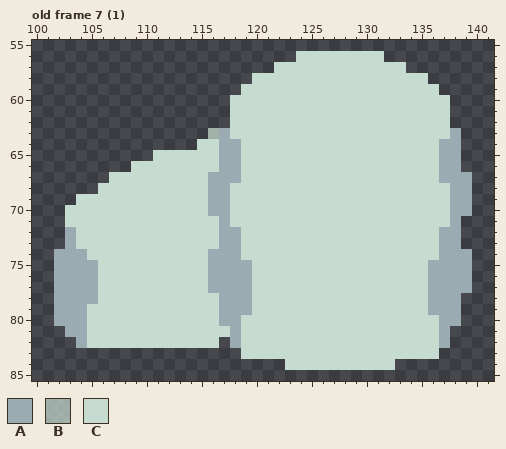
Pixel-art file: resources/kid/unpacked/asesprite/helms/steel.aseprite. Above, as it was before the edit.
256x256 pixels, 64 frames. Pixels under 10% opacity are left out. Colours within 5 levels of each other are drawn and written as one. Shown: old frame 7 (1): x 100..141, y 55..85. The commit also changed other frames or places, which this record leaves out.
Visible layers, top first: "idle", "run", "strike", "fire", "dead".
Palette (. is transparent): A #9babb2  B #c7dcd0b3  C #c7dcd0
Pixels before, old frame 7 (1), first column x 102:
56 ......................CCCCCCCC........
57 ....................CCCCCCCCCCCC......
58 ..................CCCCCCCCCCCCCCCC....
59 .................CCCCCCCCCCCCCCCCCC...
60 ................CCCCCCCCCCCCCCCCCCCC..
61 ................CCCCCCCCCCCCCCCCCCCC..
62 ................CCCCCCCCCCCCCCCCCCCC..
63 ..............BACCCCCCCCCCCCCCCCCCCCA.
64 .............CCAACCCCCCCCCCCCCCCCCCAA.
65 .........CCCCCCAACCCCCCCCCCCCCCCCCCAA.
66 .......CCCCCCCCAACCCCCCCCCCCCCCCCCCAA.
67 .....CCCCCCCCCAAACCCCCCCCCCCCCCCCCCAAA
68 ....CCCCCCCCCCAACCCCCCCCCCCCCCCCCCCCAA
69 ..CCCCCCCCCCCCAACCCCCCCCCCCCCCCCCCCCAA
70 .CCCCCCCCCCCCCAACCCCCCCCCCCCCCCCCCCCAA
71 .CCCCCCCCCCCCCCACCCCCCCCCCCCCCCCCCCCA.
72 .ACCCCCCCCCCCCCAACCCCCCCCCCCCCCCCCCAA.
73 .ACCCCCCCCCCCCCAACCCCCCCCCCCCCCCCCCAA.
74 AAACCCCCCCCCCCAAACCCCCCCCCCCCCCCCCCAAA
75 AAAACCCCCCCCCCAAAACCCCCCCCCCCCCCCCAAAA
76 AAAACCCCCCCCCCAAAACCCCCCCCCCCCCCCCAAAA
77 AAAACCCCCCCCCCAAAACCCCCCCCCCCCCCCCAAAA
78 AAAACCCCCCCCCCCAAACCCCCCCCCCCCCCCCAAA.
79 AAACCCCCCCCCCCCAAACCCCCCCCCCCCCCCCAAA.
80 AAACCCCCCCCCCCCAACCCCCCCCCCCCCCCCCCAA.
81 .AACCCCCCCCCCCCCACCCCCCCCCCCCCCCCCCA..
82 ..ACCCCCCCCCCCC.ACCCCCCCCCCCCCCCCCCA..
83 .................CCCCCCCCCCCCCCCCCC...
84 .....................CCCCCCCCCC.......
Once edited:
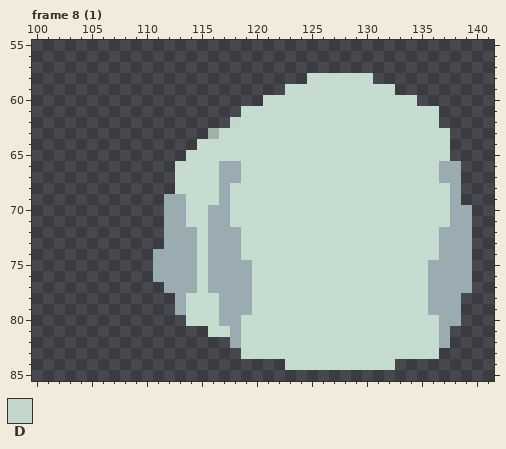
Colours new in this view: D #c7dcd0f7
A new or re-ordered frame is compared with the old frame closest to it.
Difference:
{"change": "frames re-ordered"}
{"where": "frame 8 (1) against old frame 7 (1), layers \"run\", \"strike\""}
{"frame":8,"y":56,"x":124,"old":"CCCCCCCC","new":"........"}
{"frame":8,"y":57,"x":122,"old":"CCCCCCCCCCCC","new":"............"}
{"frame":8,"y":58,"x":120,"old":"CCCCC","new":"....."}
{"frame":8,"y":58,"x":131,"old":"CCCCC","new":"....."}
{"frame":8,"y":59,"x":119,"old":"CCCC","new":"...."}
{"frame":8,"y":59,"x":133,"old":"CCCC","new":"...."}
{"frame":8,"y":60,"x":118,"old":"CCC","new":"..."}
{"frame":8,"y":60,"x":135,"old":"CCC","new":"..."}
{"frame":8,"y":61,"x":118,"old":"C","new":"."}
{"frame":8,"y":61,"x":137,"old":"C","new":"."}
{"frame":8,"y":62,"x":118,"old":"C","new":"D"}
{"frame":8,"y":62,"x":137,"old":"C","new":"."}
{"frame":8,"y":63,"x":117,"old":"A","new":"C"}
{"frame":8,"y":63,"x":138,"old":"A","new":"."}
{"frame":8,"y":64,"x":117,"old":"AA","new":"CC"}
{"frame":8,"y":64,"x":137,"old":"AA","new":"C."}
{"frame":8,"y":65,"x":111,"old":"CCC","new":"..."}
{"frame":8,"y":65,"x":117,"old":"AA","new":"CC"}
{"frame":8,"y":65,"x":137,"old":"AA","new":"C."}
{"frame":8,"y":66,"x":109,"old":"CCCC","new":"...."}
{"frame":8,"y":67,"x":107,"old":"CCCCCC","new":"......"}
{"frame":8,"y":67,"x":116,"old":"A","new":"C"}
{"frame":8,"y":67,"x":139,"old":"A","new":"."}
{"frame":8,"y":68,"x":106,"old":"CCCCCCC","new":"......."}
{"frame":8,"y":68,"x":116,"old":"A","new":"C"}
{"frame":8,"y":68,"x":139,"old":"A","new":"."}
{"frame":8,"y":69,"x":104,"old":"CCCCCCCCCC","new":"........AA"}
{"frame":8,"y":69,"x":116,"old":"A","new":"C"}
{"frame":8,"y":69,"x":139,"old":"A","new":"."}
{"frame":8,"y":70,"x":103,"old":"CCCCCCCCCCC","new":".........AA"}
{"frame":8,"y":71,"x":103,"old":"CCCCCCCCCCC","new":".........AA"}
{"frame":8,"y":71,"x":116,"old":"C","new":"A"}
{"frame":8,"y":71,"x":139,"old":".","new":"A"}
{"frame":8,"y":72,"x":103,"old":"ACCCCCCCCCCC","new":".........AAA"}
{"frame":8,"y":72,"x":116,"old":"C","new":"A"}
{"frame":8,"y":72,"x":139,"old":".","new":"A"}
{"frame":8,"y":73,"x":103,"old":"ACCCCCCCCCCC","new":".........AAA"}
{"frame":8,"y":73,"x":116,"old":"C","new":"A"}
{"frame":8,"y":73,"x":139,"old":".","new":"A"}
{"frame":8,"y":74,"x":102,"old":"AAACCCCCCCCCC","new":".........AAAA"}
{"frame":8,"y":75,"x":102,"old":"AAAACCCCCCCCC","new":".........AAAA"}
{"frame":8,"y":76,"x":102,"old":"AAAACCCCCCCCC","new":".........AAAA"}
{"frame":8,"y":77,"x":102,"old":"AAAACCCCCCCCC","new":"..........AAA"}
{"frame":8,"y":78,"x":102,"old":"AAAACCCCCCCC","new":"...........A"}
{"frame":8,"y":79,"x":102,"old":"AAACCCCCCCCC","new":"...........A"}
{"frame":8,"y":80,"x":102,"old":"AAACCCCCCCCC","new":"............"}
{"frame":8,"y":81,"x":103,"old":"AACCCCCCCCCCC","new":"............."}
{"frame":8,"y":82,"x":104,"old":"ACCCCCCCCCCCC","new":"............."}
{"label":"changed","picture_box":[54,51,472,348]}
